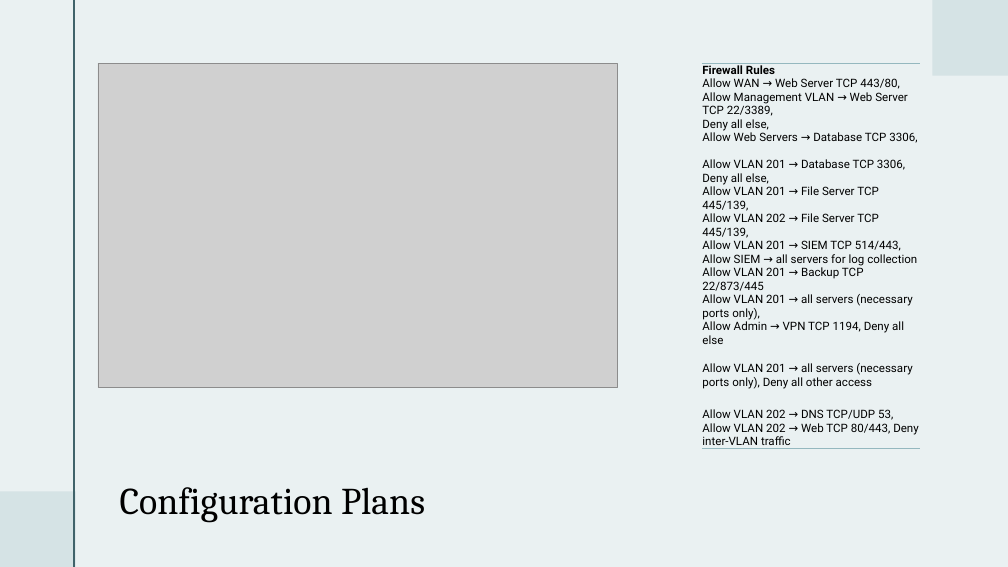
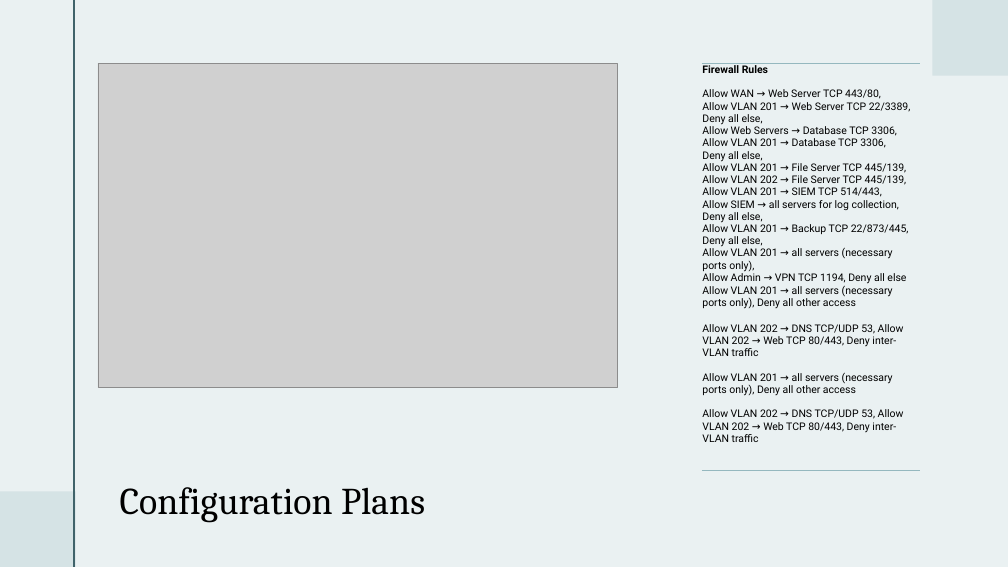
Before and after one commit to MickeyJsquad/IT-C-544---System-Administration-Project, a slide deck: slide 5 of docs/System Administration Initial Design.pptx. Drawn at 1008x567 pixels with LibreOffice and Linux fonts; fonts in the diff are those of the drawing; grey boxes stand for pictures. Boxes give left, top, right and bottom in pixels: in the first picture for what was removed or moved away, otherwise in the second. Text is boxed around its words. In the diff, an @@ line names an element or a change of style, - is before the commit and + after.

Commit message:
Updated firewalls rules in PPT

```diff
--- a/docs/System Administration Initial Design.pptx
+++ b/docs/System Administration Initial Design.pptx
@@ table at (x1=702, y1=64, x2=920, y2=482) @@
-row 1, column 1: Firewall Rules Allow WAN → Web Server TCP 443/80, Allow Management VLAN → Web Server TCP 22/3389, Deny all else, Allow Web Servers → Database TCP 3306, Allow VLAN 201 → Database TCP 3306, Deny all else, Allow VLAN 201 → File Server TCP 445/139, Allow VLAN 202 → File Server TCP 445/139, Allow VLAN 201 → SIEM TCP 514/443, Allow SIEM → all servers for log collection Allow VLAN 201 → Backup TCP 22/873/445 Allow VLAN 201 → all servers (necessary ports only), Allow Admin → VPN TCP 1194, Deny all else
+row 1, column 1: Firewall Rules / Allow WAN → Web Server TCP 443/80, / Allow VLAN 201 → Web Server TCP 22/3389, Deny all else, / Allow Web Servers → Database TCP 3306, / Allow VLAN 201 → Database TCP 3306, / Deny all else, / Allow VLAN 201 → File Server TCP 445/139, / Allow VLAN 202 → File Server TCP 445/139, / Allow VLAN 201 → SIEM TCP 514/443, / Allow SIEM → all servers for log collection, Deny all else, / Allow VLAN 201 → Backup TCP 22/873/445, Deny all else, / Allow VLAN 201 → all servers (necessary ports only), / Allow Admin → VPN TCP 1194, Deny all else
-row 3, column 1: Allow VLAN 202 → DNS TCP/UDP 53, Allow VLAN 202 → Web TCP 80/443, Deny inter-VLAN traffic
+row 3, column 1: Allow VLAN 202 → DNS TCP/UDP 53, Allow VLAN 202 → Web TCP 80/443, Deny inter-VLAN traffic / Allow VLAN 201 → all servers (necessary ports only), Deny all other access / Allow VLAN 202 → DNS TCP/UDP 53, Allow VLAN 202 → Web TCP 80/443, Deny inter-VLAN traffic
@@ size 11 to 10 pt in "Allow VLAN 201 → all servers (necessary ..." @@
```
